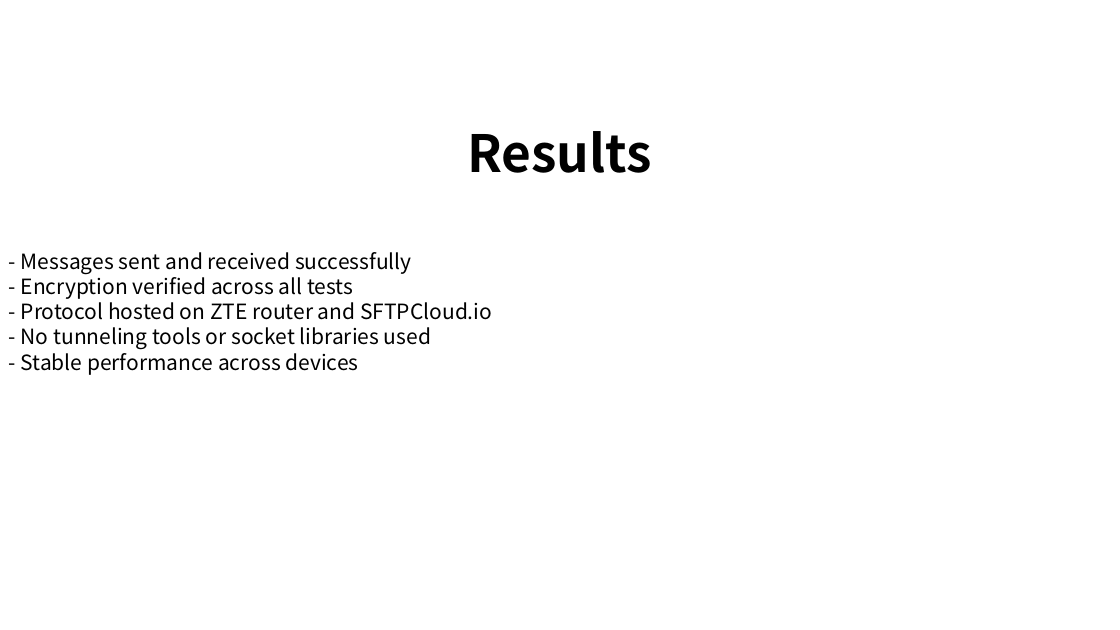
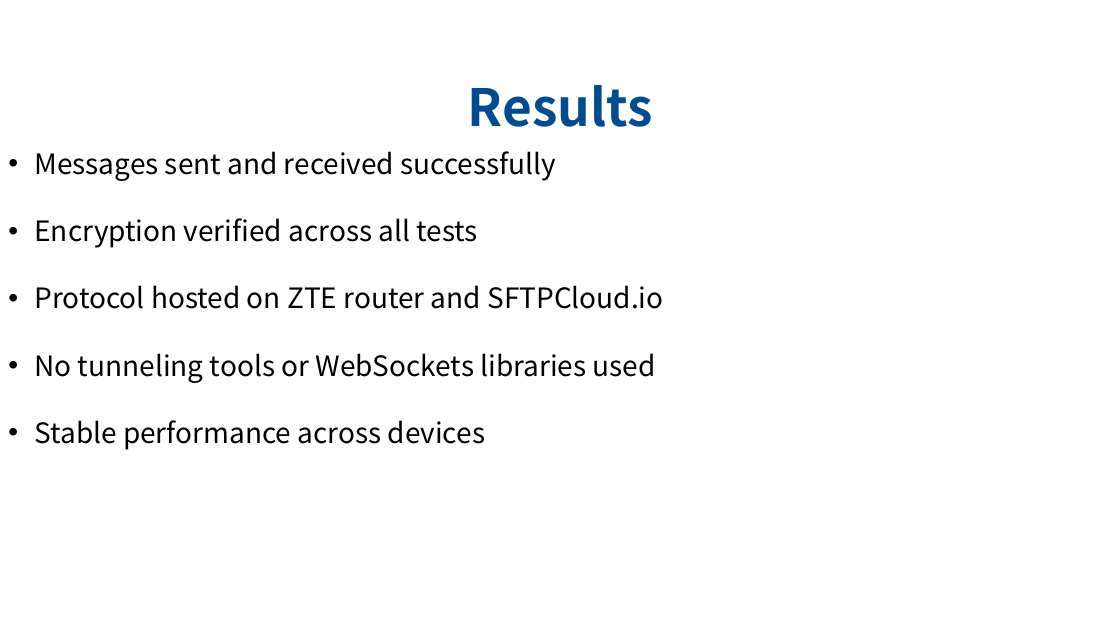
Before and after one commit to ahmedomar2014/FTPChat, a slide deck: slide 11 of Documentation/ISEF/Poster.pptx. Drawn at 1120x630 pixels with LibreOffice and Linux fonts; fonts in the diff are those of the drawing. Boxes give left, top, right and bottom in pixels: in the first picture for what was removed or moved away, otherwise in the second. Text is boxed around its words. In the diff, an @@ line names an element or a change of style, - is before the commit and + after.

```diff
--- a/Documentation/ISEF/Poster.pptx
+++ b/Documentation/ISEF/Poster.pptx
@@ text "Results": place and size @@
-text "Results" at (467, 131, 652, 173)
+text "Results" at (468, 85, 653, 127)
@@ text "Results" at (468, 85, 653, 127): text colour #000000 to #004A8E @@
@@ text at (35, 151, 663, 450): text changed; size 18 to 24 pt @@
-- Messages sent and received successfully
-- Encryption verified across all tests
-- Protocol hosted on ZTE router and SFTPCloud.io
-- No tunneling tools or socket libraries used
-- Stable performance across devices
+• Messages sent and received successfully
+• Encryption verified across all tests
+• Protocol hosted on ZTE router and SFTPCloud.io
+• No tunneling tools or WebSockets libraries used
+• Stable performance across devices
```
Also in this commit, not shown: 11 other slides changed, 15 other files.
